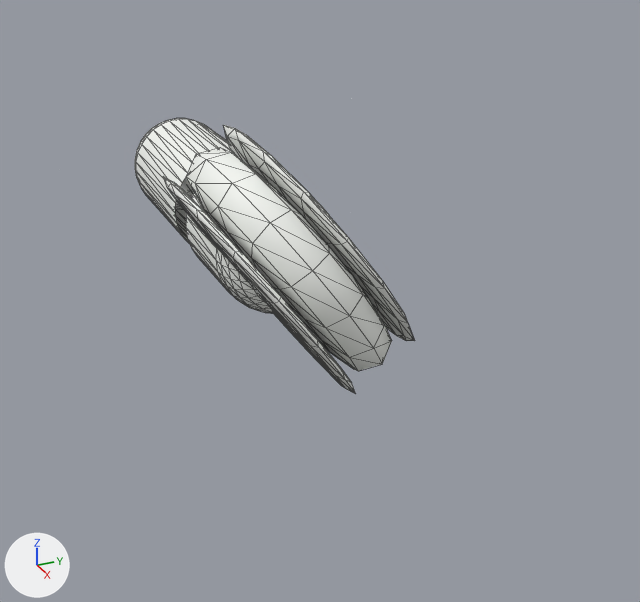
The glTF model models/process/explode.glb, before and after one commit.
Before and after are seen from a camera (50 mm lens) standing at (0.0546, -0.0181, 0.0194) and looking at (0.0112, 0.0014, -0.0023). Arrows for +X, +Y and +Z are at lower left; the lights stay in place. The first picture is the older version. Both versions are drawn at frame 18 of the action 'Animation'; the numbers are the values there. Mesh edges are drawn as thin lines on the coarser meshes.

The first picture shows 'body', 'cap', 'core', 'film_bottom', 'film_top' and 1 more.
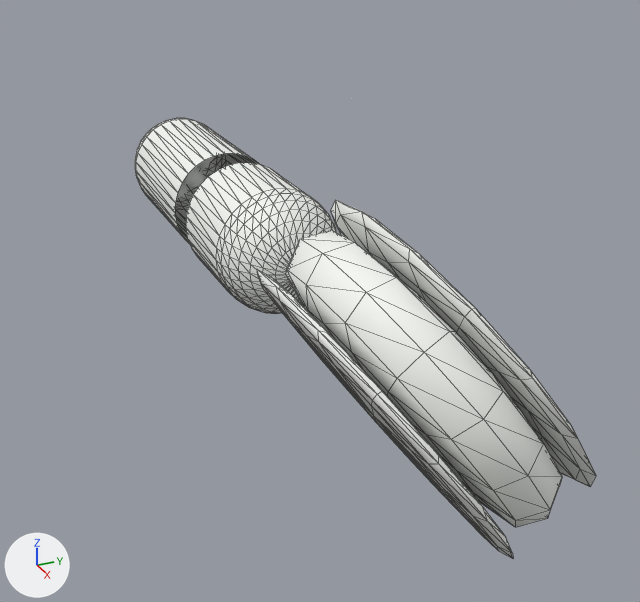
ob_tablet_rig is not drawn itself; it is the parent of ob_core, ob_film_bottom, ob_film_top.

Edits to the scene script, one JSON object a line:
```json
{"op": "set", "path": "ob_tablet_rig.location", "old": "(0.01, 0.0, 0.0)", "new": "(0.025, 0.0, 0.0)"}
```

Boxes [x1, y1, x2, y2] around the edits, measured in the pictures (640 x 602 px):
```json
{"object": "core", "change": "moved", "before": [186, 147, 392, 371], "after": [286, 230, 562, 527]}
{"object": "film_top", "change": "moved", "before": [223, 125, 415, 341], "after": [331, 200, 596, 487]}
{"object": "film_bottom", "change": "moved", "before": [163, 176, 356, 394], "after": [257, 269, 513, 558]}
{"object": "cap", "change": "unchanged, uncovered by the edit", "before": [186, 193, 330, 314], "after": [186, 163, 337, 314]}
```
